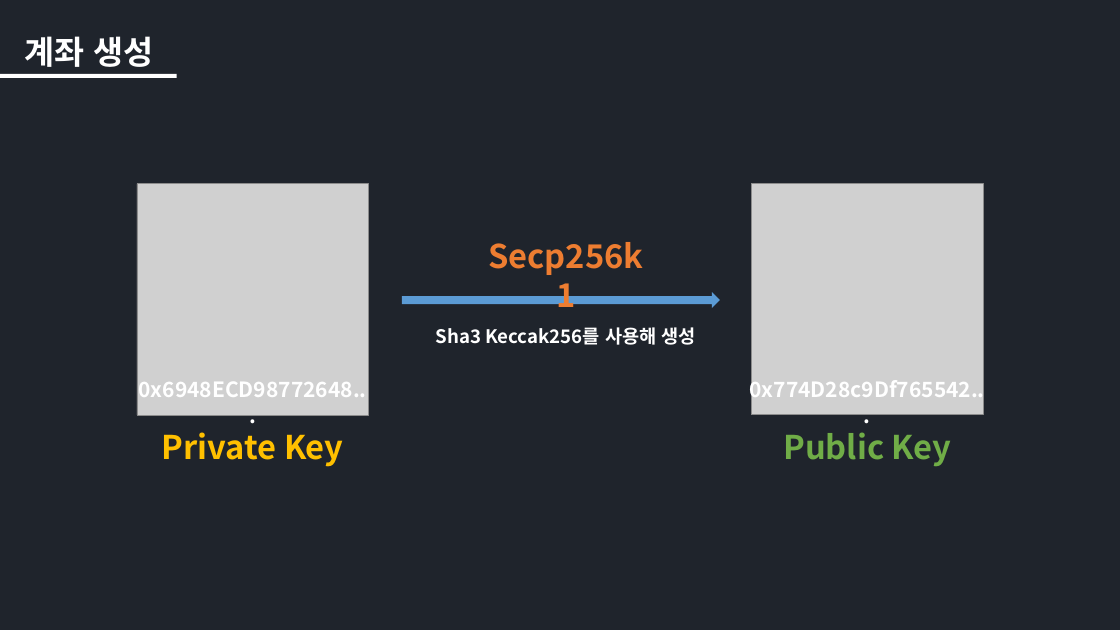
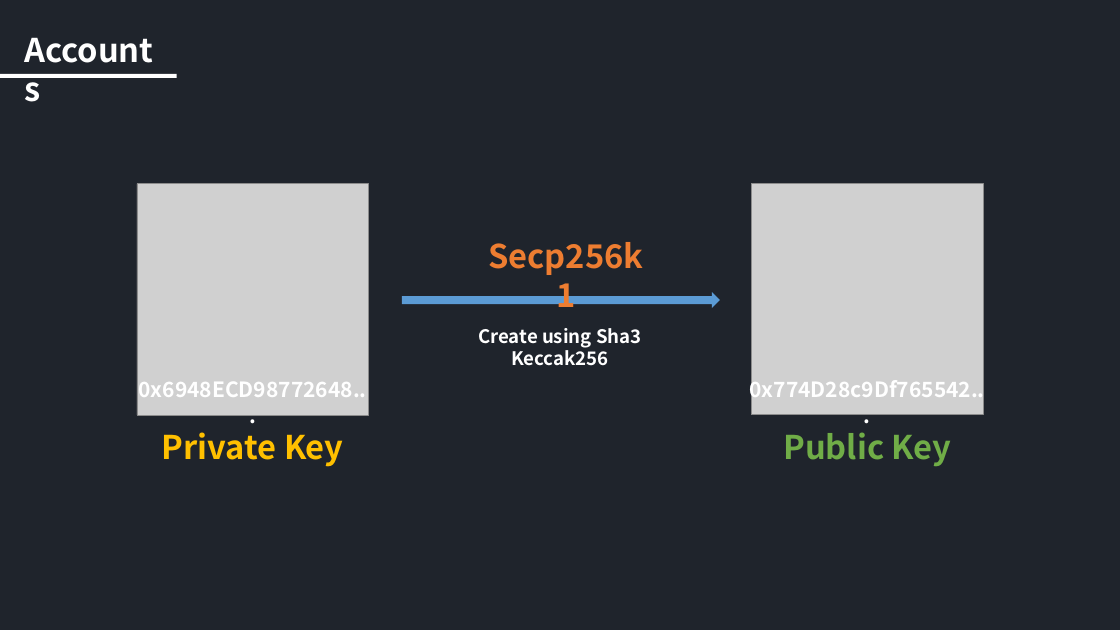
Before and after one commit to iKeyDev-KsJ/Blockchain-Academy, a slide deck: slide 42 of Week_1/Blockchain.pptx (slide 26 before the commit). Drawn at 1120x630 pixels with LibreOffice and Linux fonts; fonts in the diff are those of the drawing; grey boxes stand for pictures. Boxes give left, top, right and bottom in pixels: in the first picture for what was removed or moved away, otherwise in the second. Text is boxed around its words. In the diff, an @@ line names an element or a change of style, - is before the commit and + after.

```diff
--- a/Week_1/Blockchain.pptx
+++ b/Week_1/Blockchain.pptx
@@ text at bbox=[24, 36, 154, 67]: text changed @@
-계좌 생성
+Accounts
@@ text at bbox=[478, 328, 642, 366]: text changed @@
-Sha3 Keccak256를 사용해 생성
+Create using Sha3 Keccak256
```
Also in this commit, not shown: 8 other slides changed, 38 slides added, 36 slides removed, 8 other files.
